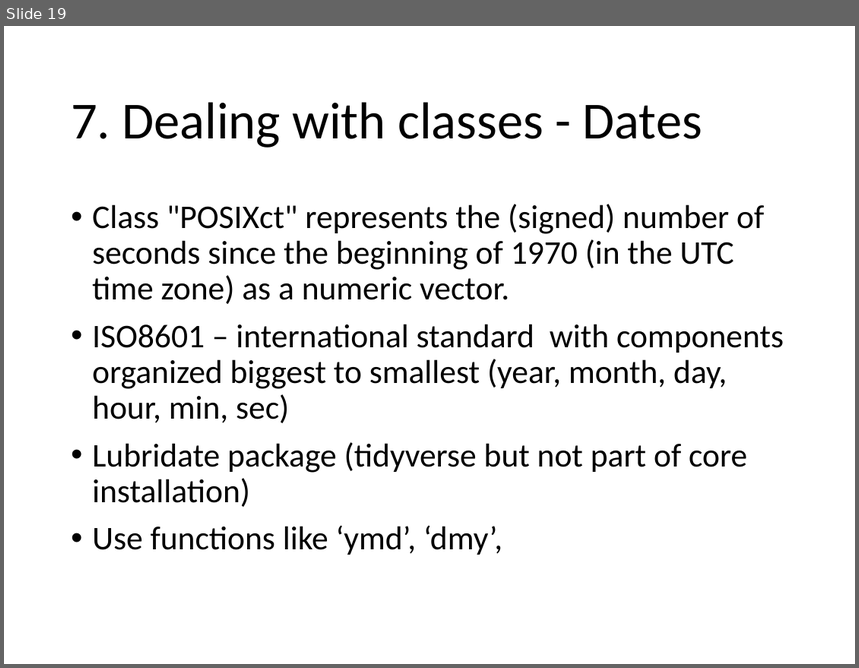
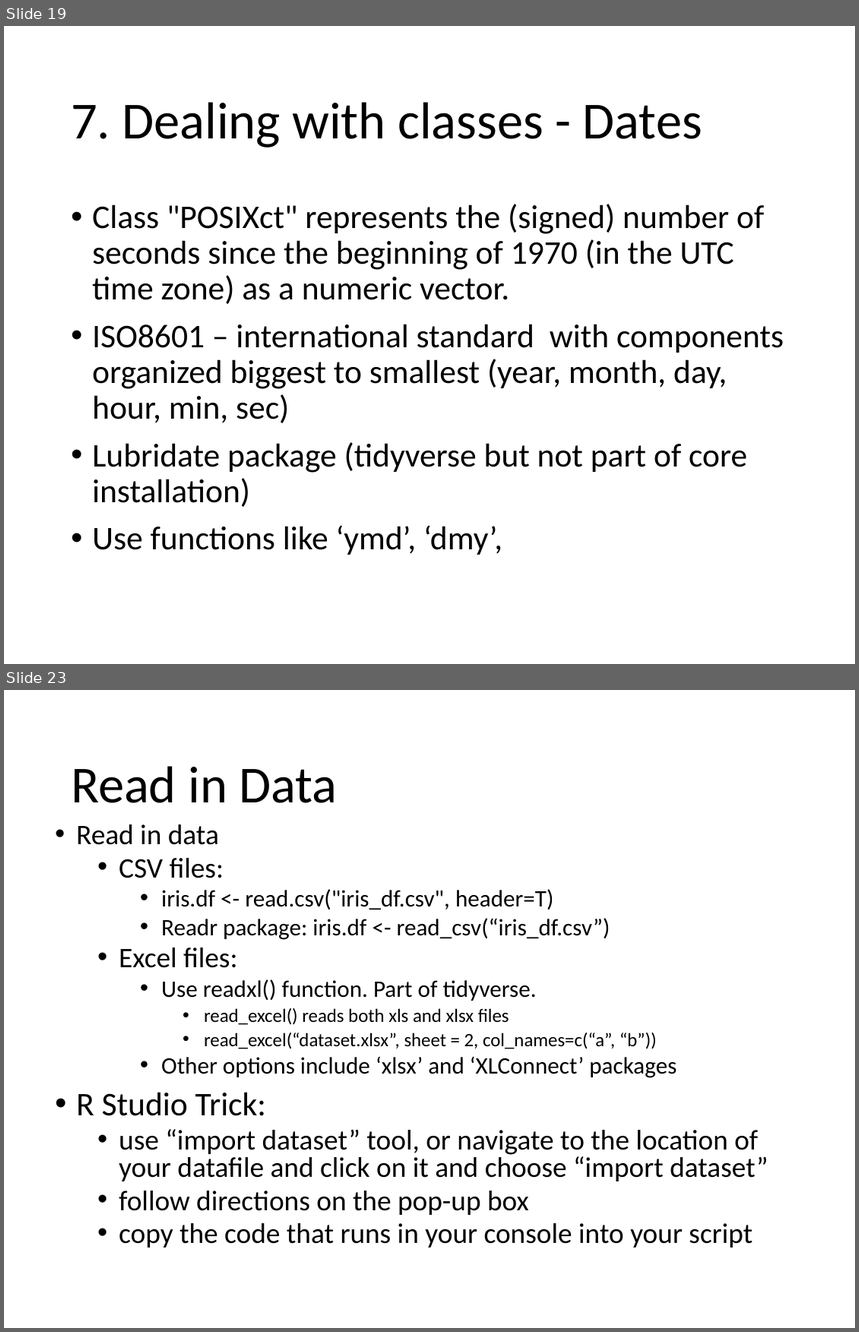
Before and after one commit to EEOB590A-Data-Science-in-R-Fall2021/CourseMaterials, a slide deck: 1. Intro to R/presentations/3. R-Intro_part2.pptx. Shown one above the other, each under a label of ours: slide 19 before the commit, slides 19 and 23 after it; the slides between them are not shown. The pictures are 859x668 and 859x1332 pixels, drawn with LibreOffice and Linux fonts; fonts in the diff are those of the drawing. Boxes give left, top, right and bottom in pixels: in the first picture for what was removed or moved away, otherwise in the second. Text is boxed around its words. In the diff, an @@ line names an element or a change of style, - is before the commit and + after.

```diff
--- a/1. Intro to R/presentations/3. R-Intro_part2.pptx
+++ b/1. Intro to R/presentations/3. R-Intro_part2.pptx
@@ slide 23 added at [4, 690, 855, 1328], background #FFFFFF @@
@@ title added at [71, 766, 337, 803], 44 pt, text #000000 @@
+Read in Data
@@ text added at [76, 825, 768, 1248], 24 pt, text #000000 @@
+• Read in data
+  • CSV files:
+    • iris.df <- read.csv("iris_df.csv", header=T)
+    • Readr package: iris.df <- read_csv(“iris_df.csv”)
+  • Excel files:
+    • Use readxl() function. Part of tidyverse.
+      • read_excel() reads both xls and xlsx files
+      • read_excel(“dataset.xlsx”, sheet = 2, col_names=c(“a”, “b”))
+    • Other options include ‘xlsx’ and ‘XLConnect’ packages
+• R Studio Trick:
+  • use “import dataset” tool, or navigate to the location of your datafile and click on it and choose “import dataset”
+  • follow directions on the pop-up box
+  • copy the code that runs in your console into your script
```
Also in this commit, not shown: 1 slide changed, 4 other slides added, 8 other files.
